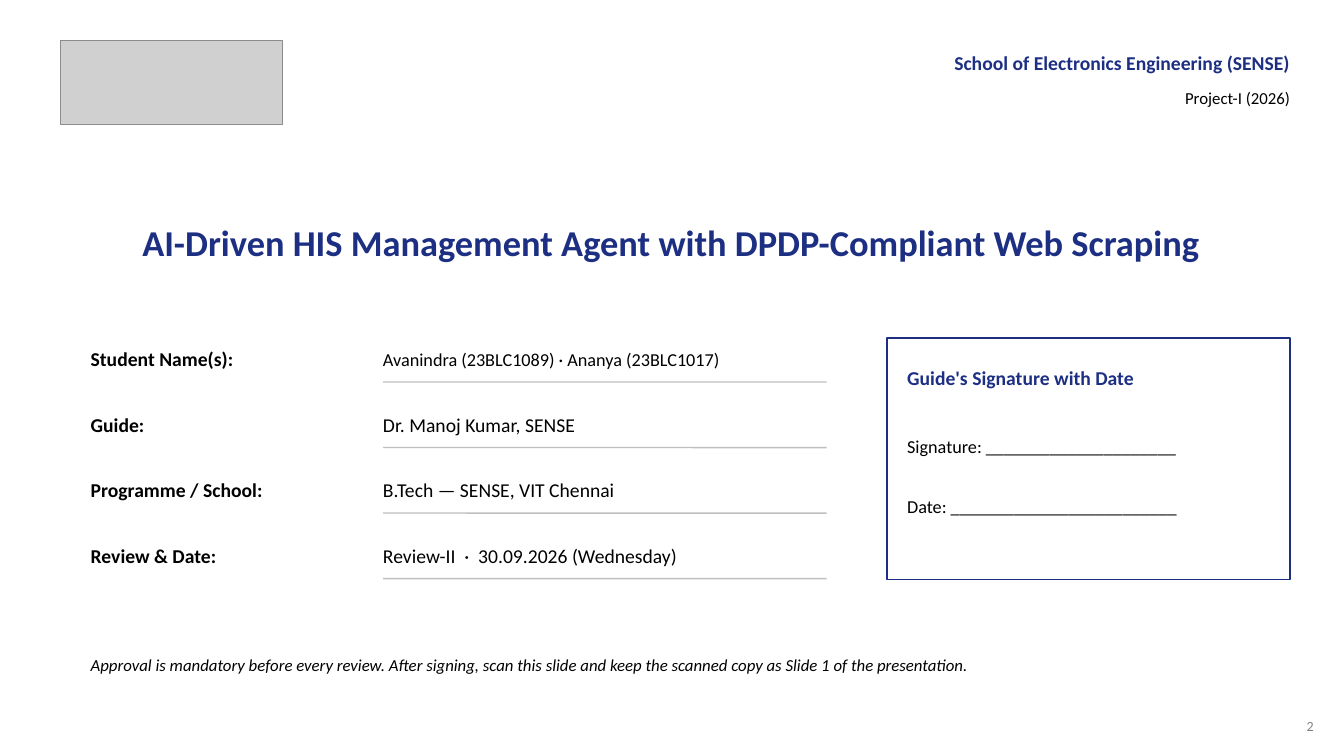
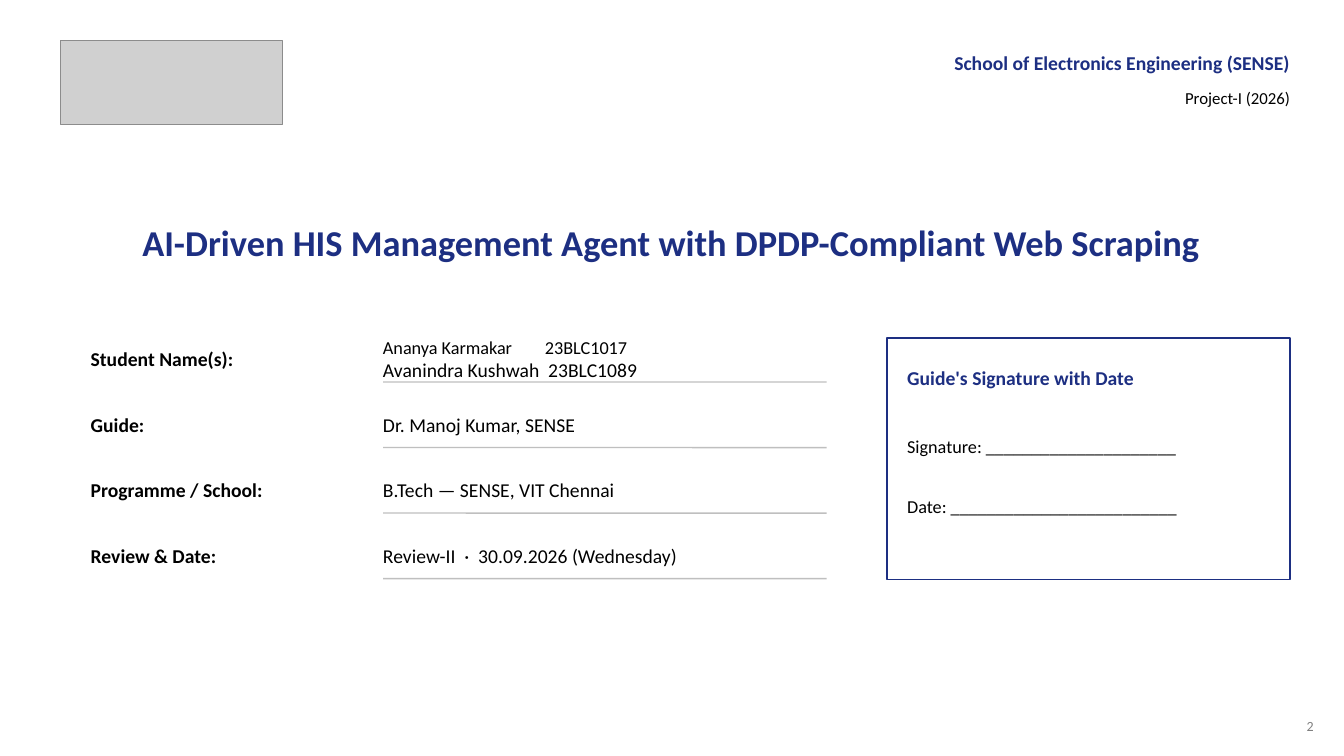
Before and after one commit to KAnanyaK/his-scraping-dpdp-project, a slide deck: slide 1 of Review-II.pptx (slide 2 before the commit). Drawn at 1344x756 pixels with LibreOffice and Linux fonts; fonts in the diff are those of the drawing; grey boxes stand for pictures. Boxes give left, top, right and bottom in pixels: in the first picture for what was removed or moved away, otherwise in the second. Text is boxed around its words. In the diff, an @@ line names an element or a change of style, - is before the commit and + after.

```diff
--- a/Review-II.pptx
+++ b/Review-II.pptx
@@ text at <box>383,341,637,383</box>: text changed; size 13 to 14 pt @@
-Avanindra (23BLC1089) · Ananya (23BLC1017)
+Ananya Karmakar 23BLC1017
+Avanindra Kushwah 23BLC1089
@@ text removed at <box>91,659,967,674</box> @@
-Approval is mandatory before every review. After signing, scan this slide and keep the scanned copy as Slide 1 of the presentation.
```
Also in this commit, not shown: 2 other slides changed, 1 slide removed, 6 other files.
